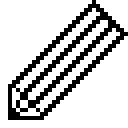
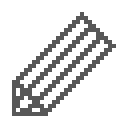
Before/after of a 128×128 layered artwork. What changed in the layer stack:
painted on "Layer" over (8, 0, 128, 120)
